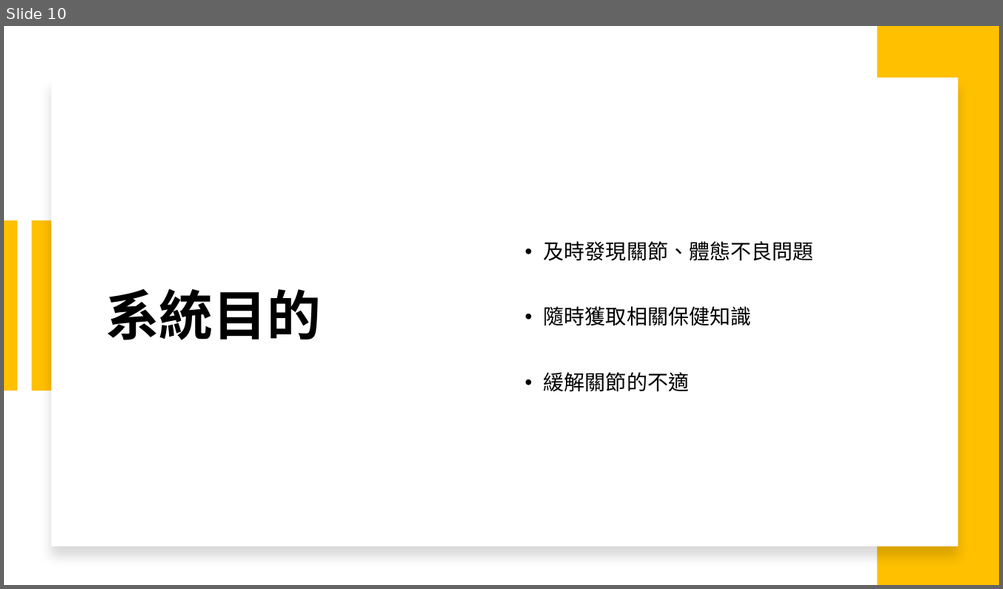
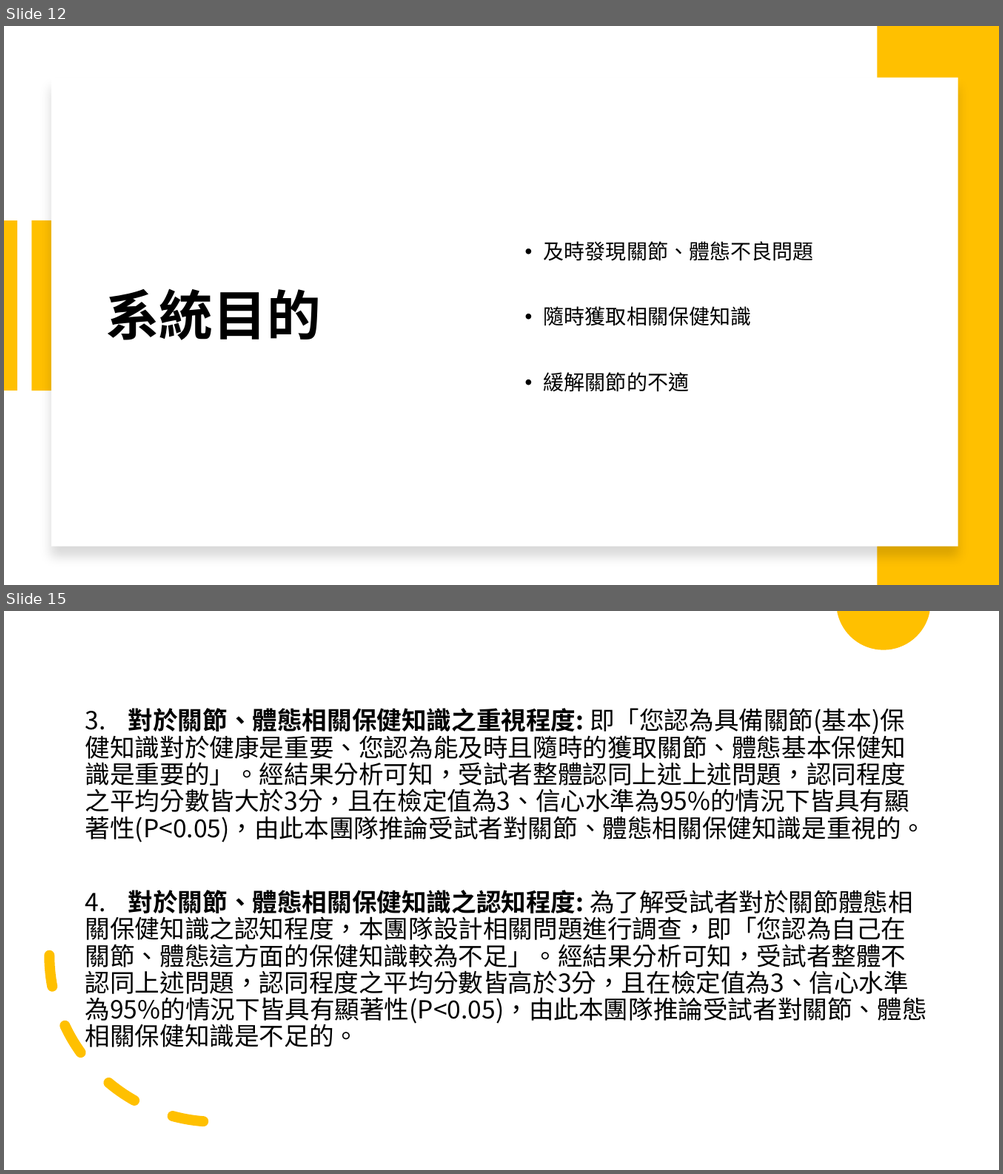
Before and after one commit to michaelchen1225/-, a slide deck: 企研/企研報告.pptx. Shown one above the other, each under a label of ours: slide 10 before the commit, slides 12 and 15 after it; the slides between them are not shown. The pictures are 1003x589 and 1003x1174 pixels, drawn with LibreOffice and Linux fonts; fonts in the diff are those of the drawing. Boxes give left, top, right and bottom in pixels: in the first picture for what was removed or moved away, otherwise in the second. Text is boxed around its words. In the diff, an @@ line names an element or a change of style, - is before the commit and + after.

```diff
--- a/企研/企研報告.pptx
+++ b/企研/企研報告.pptx
@@ slide 15 added at (x1=4, y1=611, x2=999, y2=1170), background #FFFFFF @@
@@ freeform shape added at (x1=836, y1=611, x2=929, y2=649), fill #FFC000 @@
@@ text added at (x1=85, y1=708, x2=927, y2=1053), 24 pt, text #000000 @@
+3. 對於關節、體態相關保健知識之重視程度: 即「您認為具備關節(基本)保健知識對於健康是重要、您認為能及時且隨時的獲取關節、體態基本保健知識是重要的」。經結果分析可知，受試者整體認同上述上述問題，認同程度之平均分數皆大於3分，且在檢定值為3、信心水準為95%的情況下皆具有顯著性(P<0.05)，由此本團隊推論受試者對關節、體態相關保健知識是重視的。
+4. 對於關節、體態相關保健知識之認知程度: 為了解受試者對於關節體態相關保健知識之認知程度，本團隊設計相關問題進行調查，即「您認為自己在關節、體態這方面的保健知識較為不足」。經結果分析可知，受試者整體不認同上述問題，認同程度之平均分數皆高於3分，且在檢定值為3、信心水準為95%的情況下皆具有顯著性(P<0.05)，由此本團隊推論受試者對關節、體態相關保健知識是不足的。
@@ arc (boxed as its full ellipse) added at (x1=50, y1=789, x2=383, y2=1123), outline #FFC000 10 pt dashed @@
@@ what was slide 10 is now slide 12 @@
```
Also in this commit, not shown: 8 slides changed, 10 other slides added, 6 slides removed, 8 other files.
